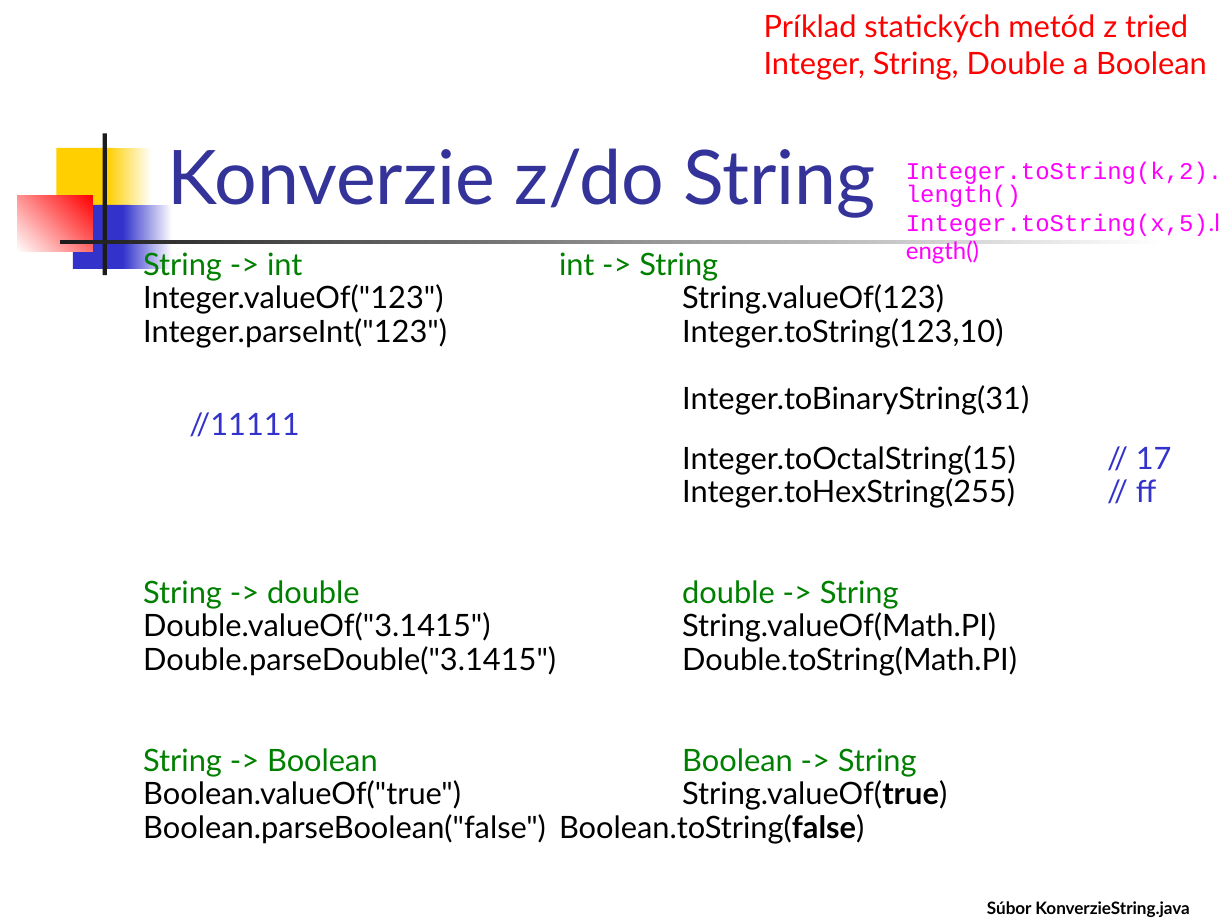
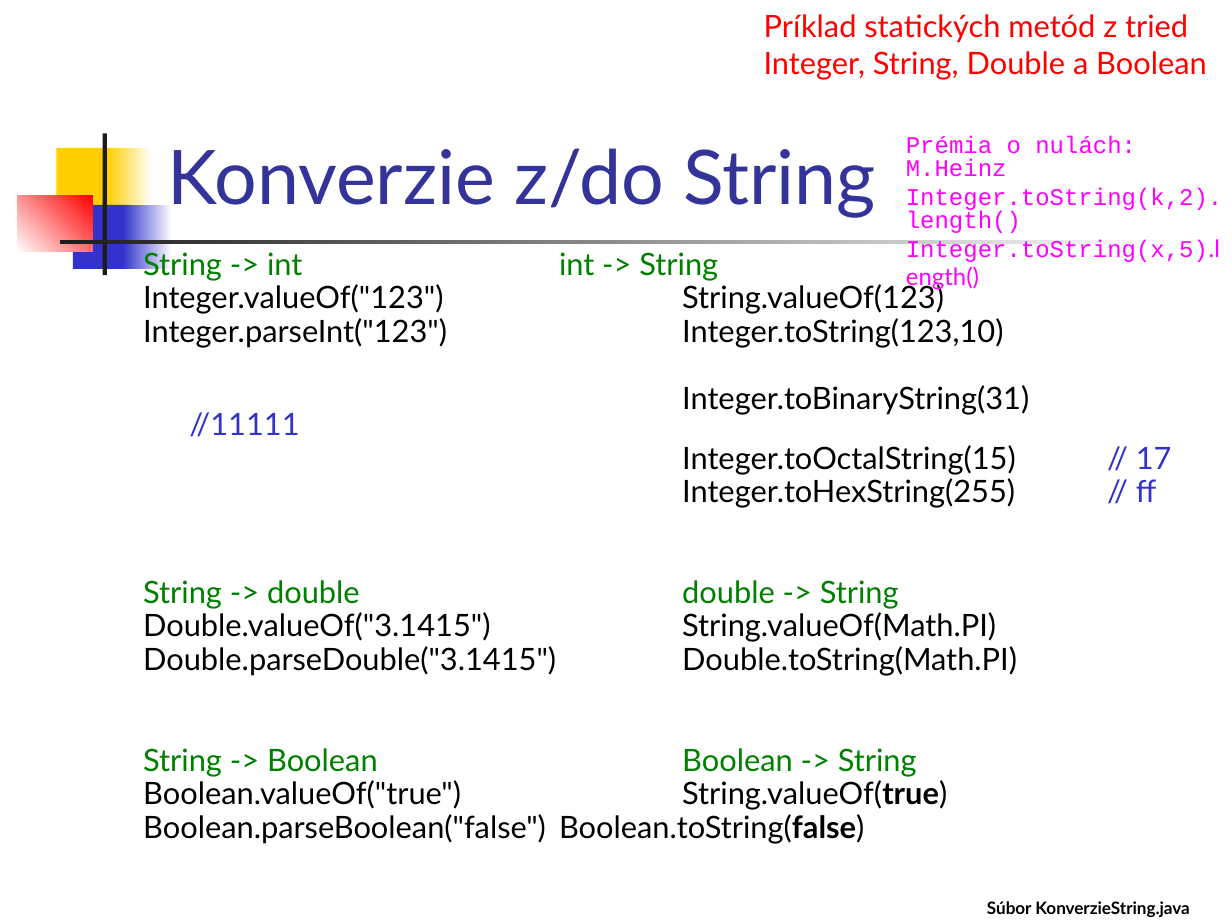
Before and after one commit to Programovanie4/Prednasky, a slide deck: slide 15 of 02/02_java.ppt. Drawn at 1232x924 pixels with LibreOffice and Linux fonts; fonts in the diff are those of the drawing. Boxes give left, top, right and bottom in pixels: in the first picture for what was removed or moved away, otherwise in the second. Text is boxed around its words. In the diff, an @@ line names an element or a change of style, - is before the commit and + after.

```diff
--- a/02/02_java.ppt
+++ b/02/02_java.ppt
@@ text "Prémia o nulách: M.Heinz": place and size @@
-text "Prémia o nulách: M.Heinz" at <box>906,162,1222,236</box>
+text "Prémia o nulách: M.Heinz" at <box>906,136,1222,262</box>
@@ text at <box>906,136,1136,177</box>: paragraph added @@
+Prémia o nulách: M.Heinz
```
Also in this commit, not shown: 5 other slides changed, 1 other file.
